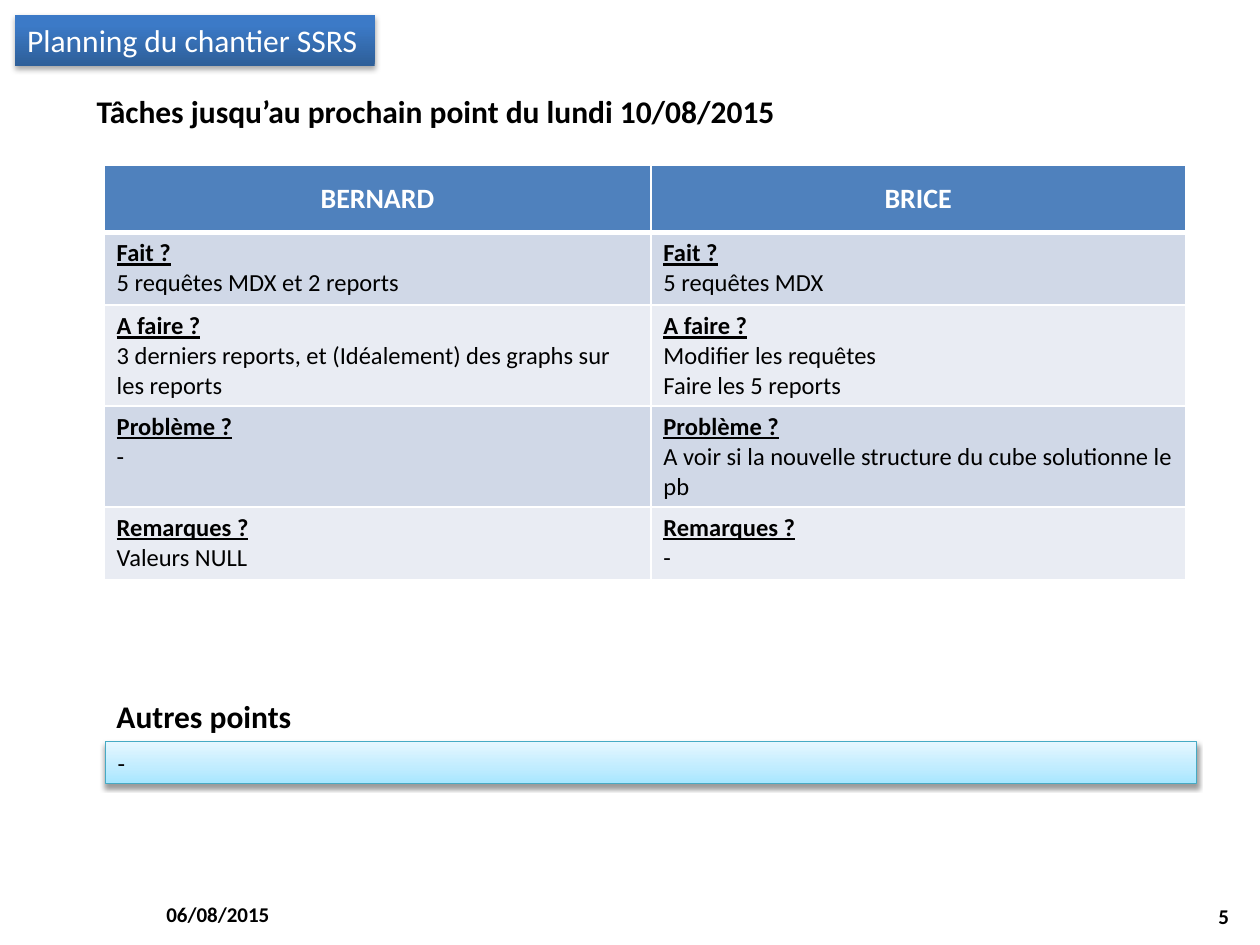
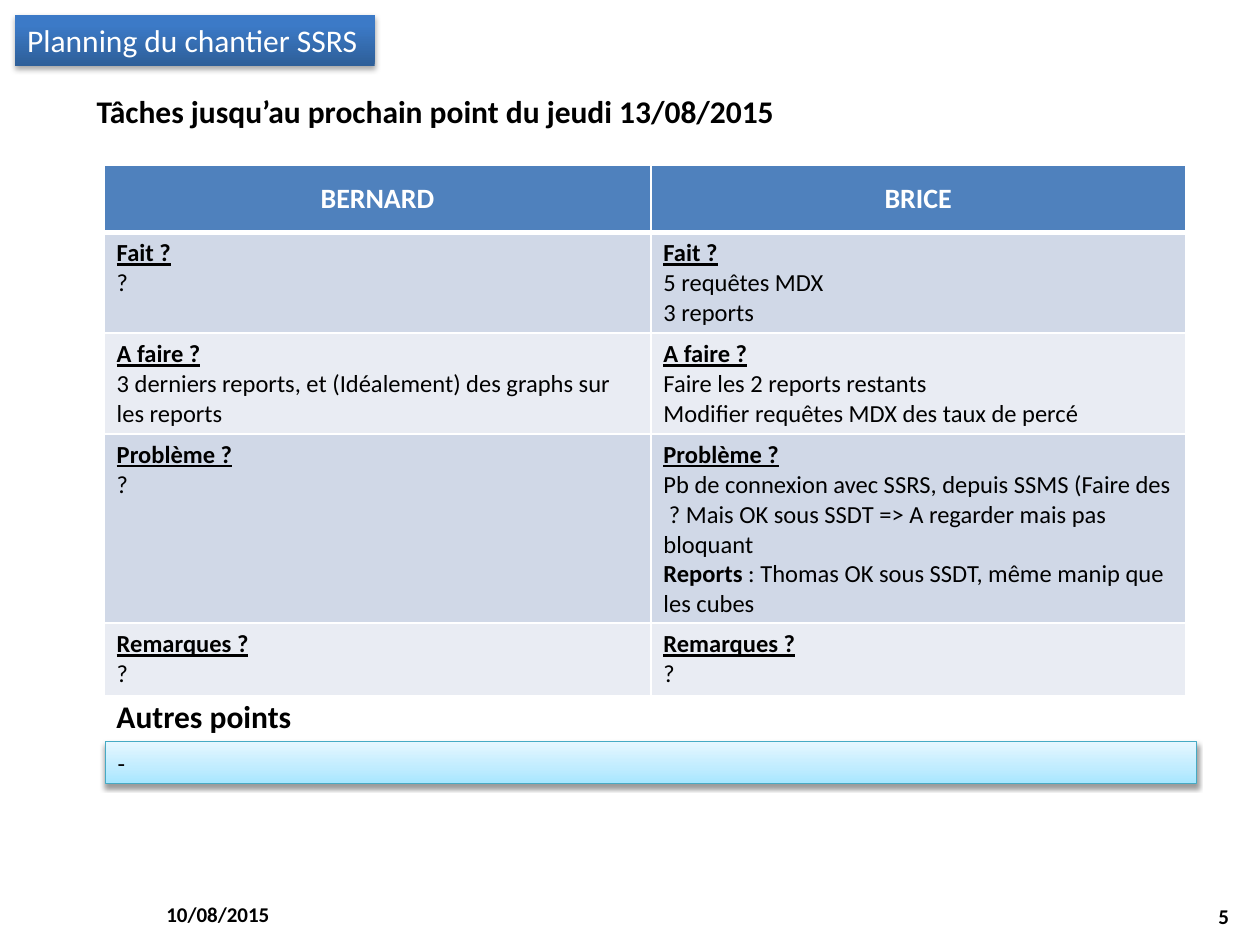
Before and after one commit to M2SIID-ODE/Projet_ODE, a slide deck: slide 5 of Documentation/4 - Suivi projet/Point_Equipe_2015-08-10.pptx. Drawn at 1260x945 pixels with LibreOffice and Linux fonts; fonts in the diff are those of the drawing; background and template pictures are left out. Boxes give left, top, right and bottom in pixels: in the first picture for what was removed or moved away, otherwise in the second. Text is boxed around its words. In the diff, an @@ line names an element or a change of style, - is before the commit and + after.

Commit message:
Documentation
Point d'équipe du 10/08/2015

```diff
--- a/Documentation/4 - Suivi projet/Point_Equipe_2015-08-10.pptx
+++ b/Documentation/4 - Suivi projet/Point_Equipe_2015-08-10.pptx
@@ text at bbox=[97, 100, 774, 129]: text changed @@
-Tâches jusqu’au prochain point du lundi 10/08/2015
+Tâches jusqu’au prochain point du jeudi 13/08/2015
@@ table at bbox=[105, 165, 1186, 696] @@
-row 2, column 1: Fait ? / 5 requêtes MDX et 2 reports
+row 2, column 1: Fait ? / ?
-row 2, column 2: Fait ? / 5 requêtes MDX
+row 2, column 2: Fait ? / 5 requêtes MDX / 3 reports
-row 3, column 2: A faire ? / Modifier les requêtes / Faire les 5 reports
+row 3, column 2: A faire ? / Faire les 2 reports restants / Modifier requêtes MDX des taux de percé
-row 4, column 1: Problème ? / -
+row 4, column 1: Problème ? / ?
-row 4, column 2: Problème ? / A voir si la nouvelle structure du cube solutionne le pb
+row 4, column 2: Problème ? / Pb de connexion avec SSRS, depuis SSMS (Faire des ? Mais OK sous SSDT => A regarder mais pas bloquant / Reports : Thomas OK sous SSDT, même manip que les cubes
-row 5, column 1: Remarques ? / Valeurs NULL
+row 5, column 1: Remarques ? / ?
-row 5, column 2: Remarques ? / -
+row 5, column 2: Remarques ? / ?
@@ text at bbox=[166, 907, 269, 923]: text changed @@
-06/08/2015
+10/08/2015
```
Also in this commit, not shown: 7 other slides changed, 1 slide removed, 1 other file.
